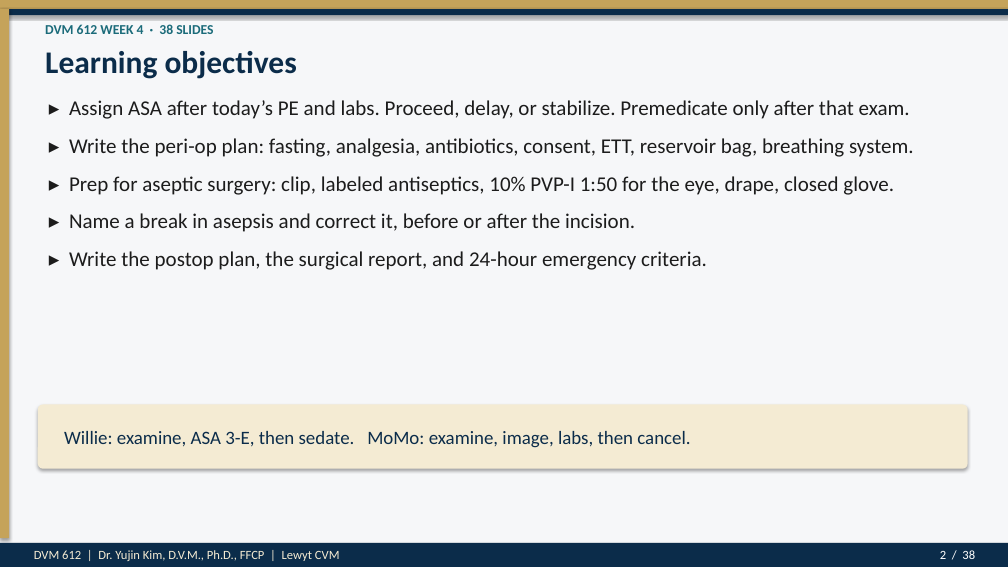
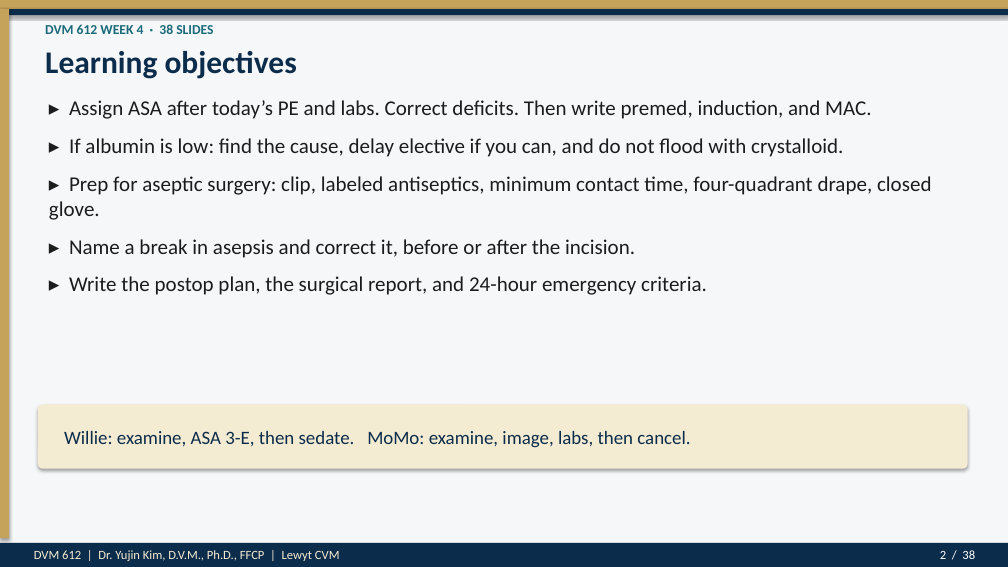
Before and after one commit to drkimvet/happycare, a slide deck: slide 2 of lectures/DVM-612_Week4_Preop_PatientPrep_Postop.pptx. Drawn at 1008x567 pixels with LibreOffice and Linux fonts; fonts in the diff are those of the drawing. Boxes give left, top, right and bottom in pixels: in the first picture for what was removed or moved away, otherwise in the second. Text is boxed around its words. In the diff, an @@ line names an element or a change of style, - is before the commit and + after.

```diff
--- a/lectures/DVM-612_Week4_Preop_PatientPrep_Postop.pptx
+++ b/lectures/DVM-612_Week4_Preop_PatientPrep_Postop.pptx
@@ text at bbox=[49, 100, 932, 220]: text changed @@
-▸ Assign ASA after today’s PE and labs. Proceed, delay, or stabilize. Premedicate only after that exam.
-▸ Write the peri-op plan: fasting, analgesia, antibiotics, consent, ETT, reservoir bag, breathing system.
-▸ Prep for aseptic surgery: clip, labeled antiseptics, 10% PVP-I 1:50 for the eye, drape, closed glove.
+▸ Assign ASA after today’s PE and labs. Correct deficits. Then write premed, induction, and MAC.
+▸ If albumin is low: find the cause, delay elective if you can, and do not flood with crystalloid.
+▸ Prep for aseptic surgery: clip, labeled antiseptics, minimum contact time, four-quadrant drape, closed glove.
```
Also in this commit, not shown: 10 other slides changed, 1 slide added, 1 slide removed, 2 other files.
